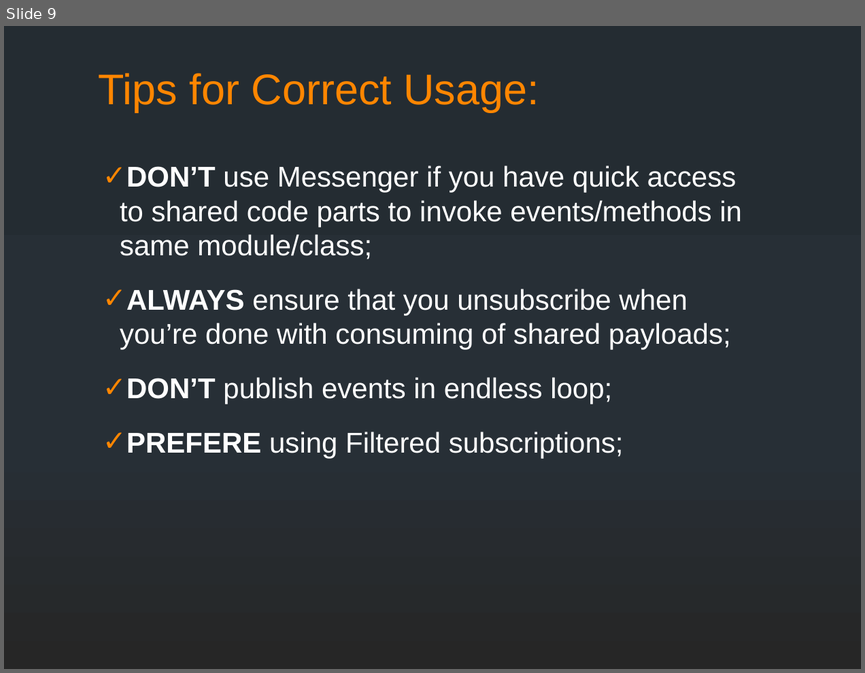
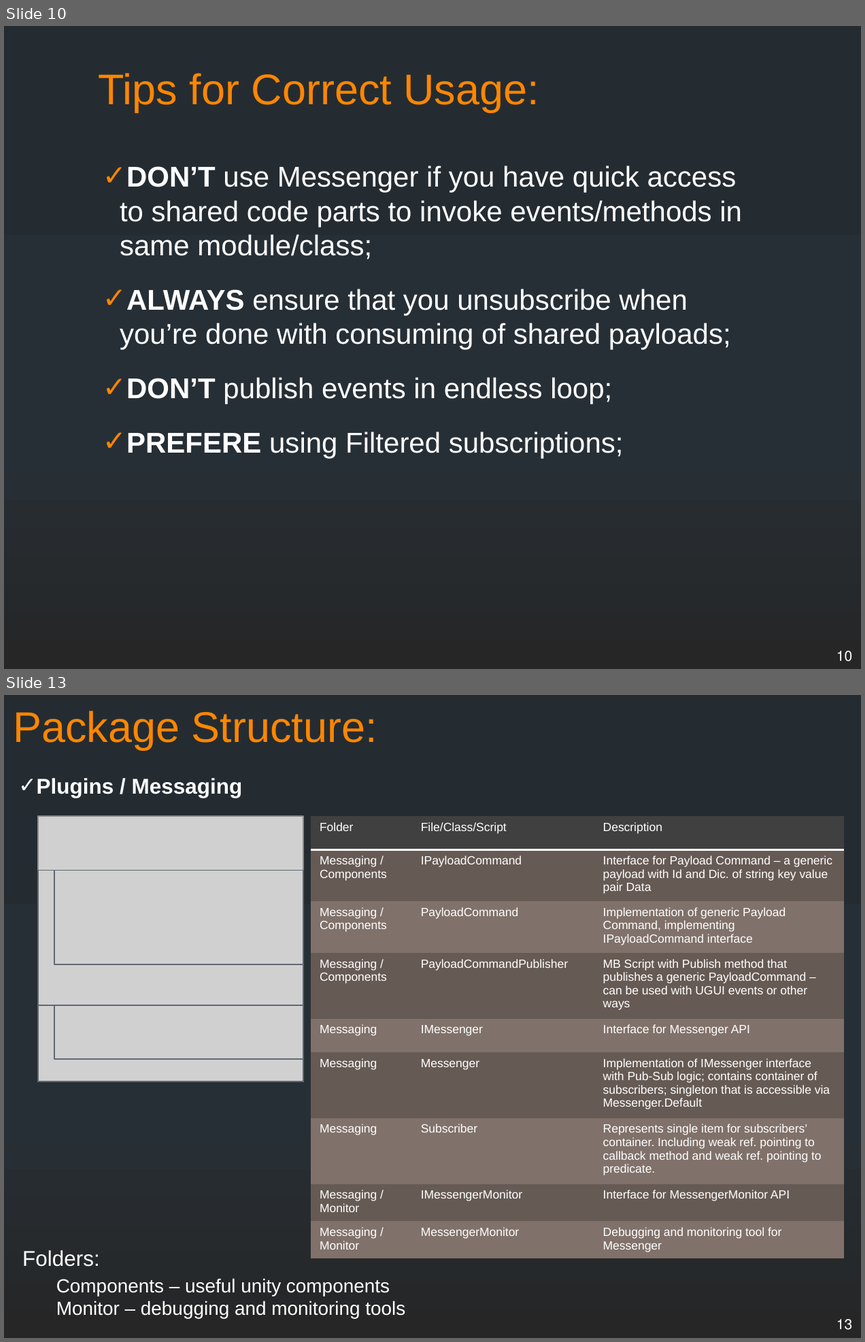
Before and after one commit to supermax/pubsub, a slide deck: docs/PubSub Messenger.pptx. Shown one above the other, each under a label of ours: slide 9 before the commit, slides 10 and 13 after it; the slides between them are not shown. The pictures are 865x673 and 865x1342 pixels, drawn with LibreOffice and Linux fonts; fonts in the diff are those of the drawing; grey boxes stand for pictures. Boxes give left, top, right and bottom in pixels: in the first picture for what was removed or moved away, otherwise in the second. Text is boxed around its words. In the diff, an @@ line names an element or a change of style, - is before the commit and + after.

```diff
--- a/docs/PubSub Messenger.pptx
+++ b/docs/PubSub Messenger.pptx
@@ slide 13 added at (x1=4, y1=695, x2=861, y2=1338), background gradient #242C33 to #273037 to #262626 @@
@@ title added at (x1=13, y1=711, x2=377, y2=749), 36 pt, text #FF8600 @@
+Package Structure:
@@ text added at (x1=37, y1=778, x2=243, y2=798), 18 pt, text #FFFFFF, bold @@
+✓ Plugins / Messaging
@@ table added at (x1=311, y1=816, x2=844, y2=1257), 9 rows, 3 columns @@
+Folder | File/Class/Script | Description
+Messaging / Components | IPayloadCommand | Interface for Payload Command – a generic payload with Id and Dic. of string key value pair Data
+Messaging / Components | PayloadCommand | Implementation of generic Payload Command, implementing IPayloadCommand interface
+Messaging / Components | PayloadCommandPublisher | MB Script with Publish method that publishes a generic PayloadCommand – can be used with UGUI events or other ways
+Messaging | IMessenger | Interface for Messenger API
+Messaging | Messenger | Implementation of IMessenger interface with Pub-Sub logic; contains container of subscribers; singleton that is accessible via Messenger.Default
+Messaging | Subscriber | Represents single item for subscribers’ container. Including weak ref. pointing to callback method and weak ref. pointing to predicate.
+Messaging / Monitor | IMessengerMonitor | Interface for MessengerMonitor API
+Messaging / Monitor | MessengerMonitor | Debugging and monitoring tool for Messenger
@@ group added at (x1=38, y1=816, x2=304, y2=1081): 4 rectangles, 1 picture @@
@@ text added at (x1=22, y1=1250, x2=100, y2=1266), 18 pt, text #FFFFFF @@
+Folders:
@@ text added at (x1=56, y1=1278, x2=405, y2=1318), 16 pt, text #FFFFFF @@
+Components – useful unity components
+Monitor – debugging and monitoring tools
@@ page number added at (x1=836, y1=1319, x2=852, y2=1329), 12 pt, text #FFFFFF @@
+13
@@ what was slide 9 is now slide 10 @@
@@ slide 10 changed as well @@
@@ page number added at (x1=836, y1=650, x2=852, y2=661), 12 pt, text #FFFFFF @@
+10
```
Also in this commit, not shown: 8 other slides changed, 6 other slides added, 46 other files.
